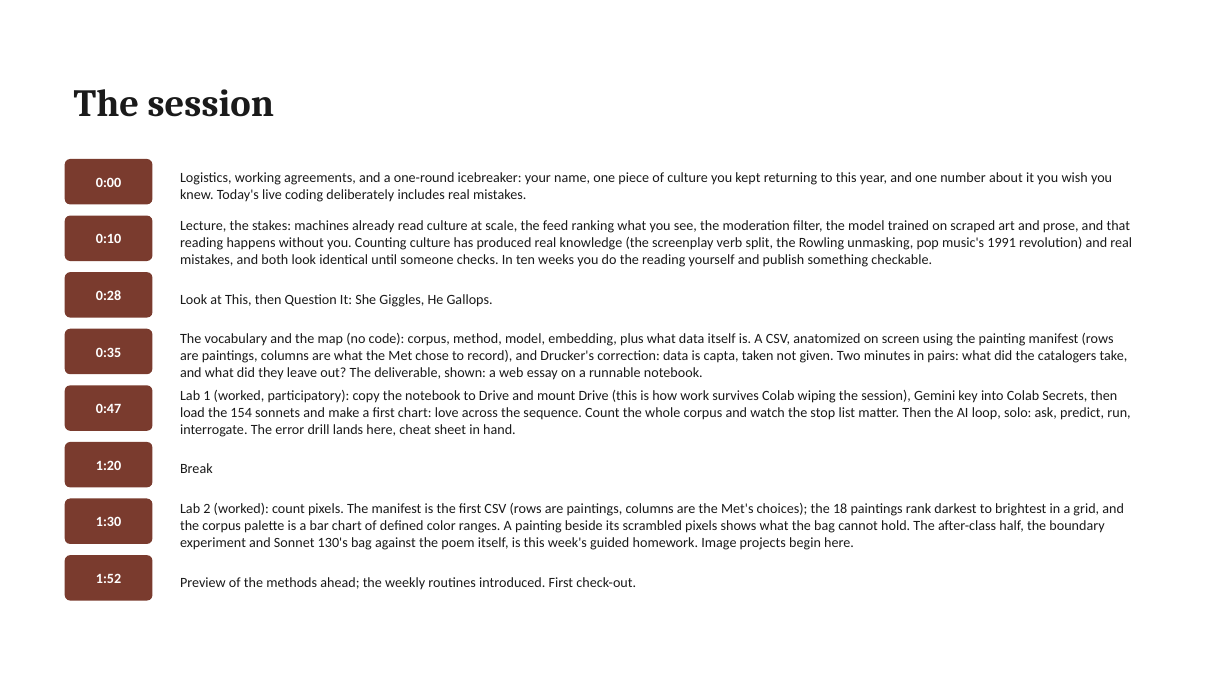
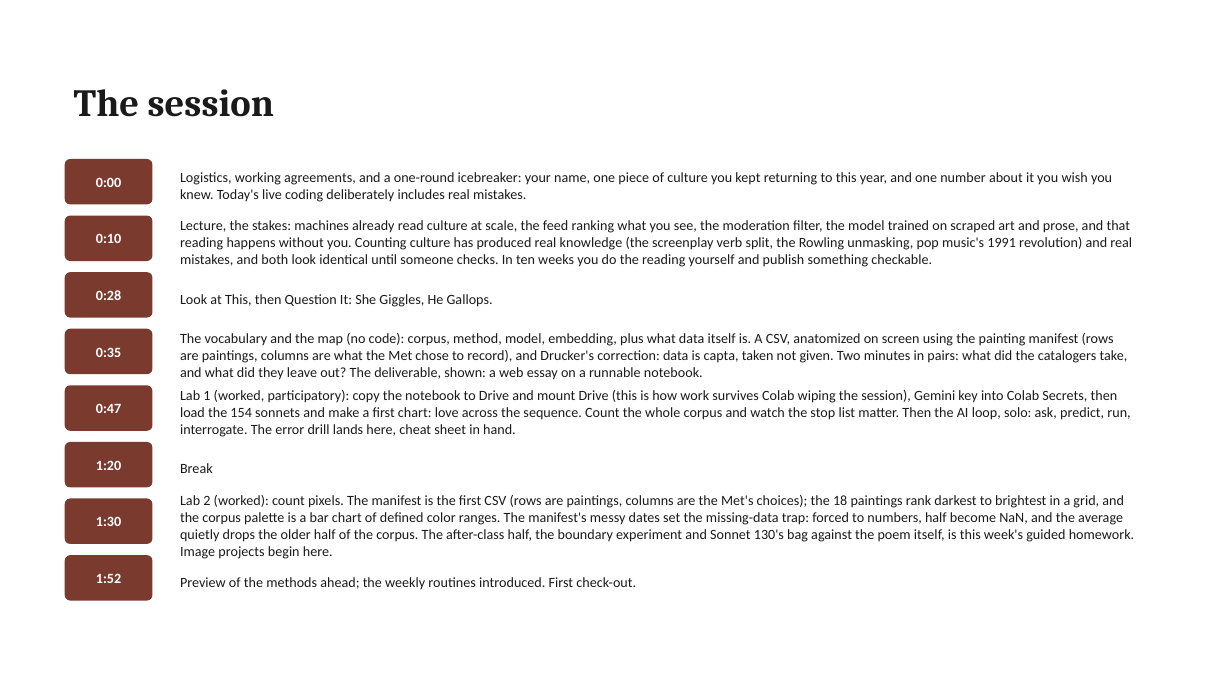
Before and after one commit to lucianli123/culture-as-data-2026, a slide deck: slide 17 of slides/pptx/week-01.pptx. Drawn at 1232x693 pixels with LibreOffice and Linux fonts; fonts in the diff are those of the drawing. Boxes give left, top, right and bottom in pixels: in the first picture for what was removed or moved away, otherwise in the second. Text is boxed around its words. In the diff, an @@ line names an element or a change of style, - is before the commit and + after.

Commit message:
Week 1: drop scrambling, full counts matrix with row/column sums and df plots, missing-data section on the manifest; remove em dashes across notebooks

```diff
--- a/slides/pptx/week-01.pptx
+++ b/slides/pptx/week-01.pptx
@@ text at box(180, 495, 1135, 559): text changed @@
-Lab 2 (worked): count pixels. The manifest is the first CSV (rows are paintings, columns are the Met's choices); the 18 paintings rank darkest to brightest in a grid, and the corpus palette is a bar chart of defined color ranges. A painting beside its scrambled pixels shows what the bag cannot hold. The after-class half, the boundary experiment and Sonnet 130's bag against the poem itself, is this week's guided homework. Image projects begin here.
+Lab 2 (worked): count pixels. The manifest is the first CSV (rows are paintings, columns are the Met's choices); the 18 paintings rank darkest to brightest in a grid, and the corpus palette is a bar chart of defined color ranges. The manifest's messy dates set the missing-data trap: forced to numbers, half become NaN, and the average quietly drops the older half of the corpus. The after-class half, the boundary experiment and Sonnet 130's bag against the poem itself, is this week's guided homework. Image projects begin here.
```
Also in this commit, not shown: 1 other slide changed, 34 other files.
